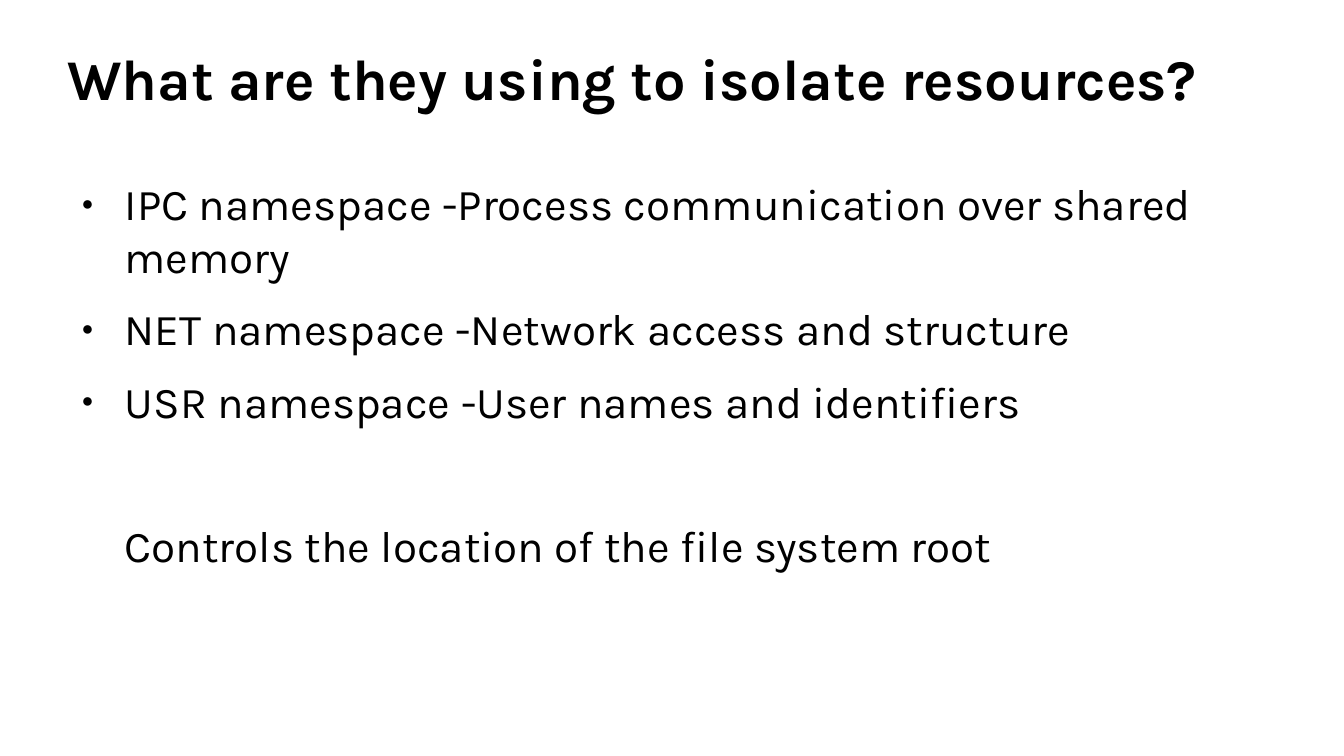
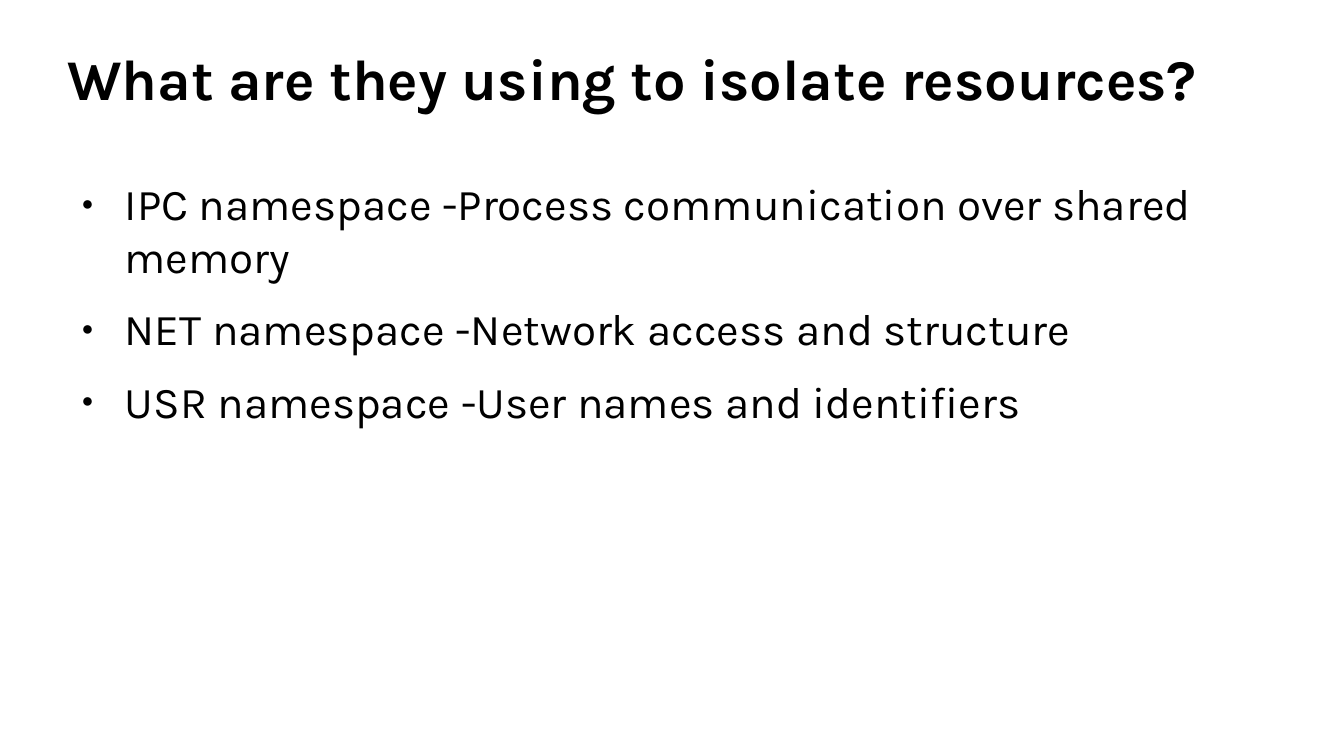
Before and after one commit to djz88/docs, a slide deck: slide 24 of kontejnery/kernel_isolation_linuxdays2017.odp. Drawn at 1344x756 pixels with LibreOffice and Linux fonts; fonts in the diff are those of the drawing; background and template pictures are left out. Boxes give left, top, right and bottom in pixels: in the first picture for what was removed or moved away, otherwise in the second. Text is boxed around its words. In the diff, an @@ line names an element or a change of style, - is before the commit and + after.

```diff
--- a/kontejnery/kernel_isolation_linuxdays2017.odp
+++ b/kontejnery/kernel_isolation_linuxdays2017.odp
@@ text at (x1=125, y1=531, x2=992, y2=573): paragraph removed @@
-Controls the location of the file system root
```
Also in this commit, not shown: 1 other file.
